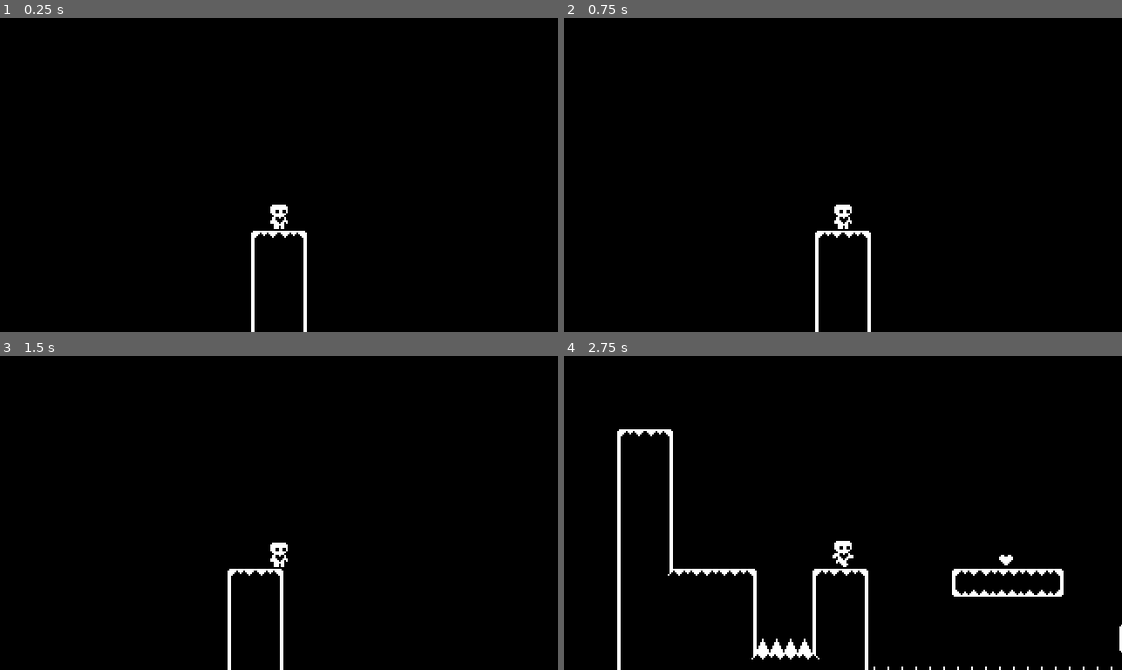
Above: before the commit, frames 1-4 (two rows, left to right).
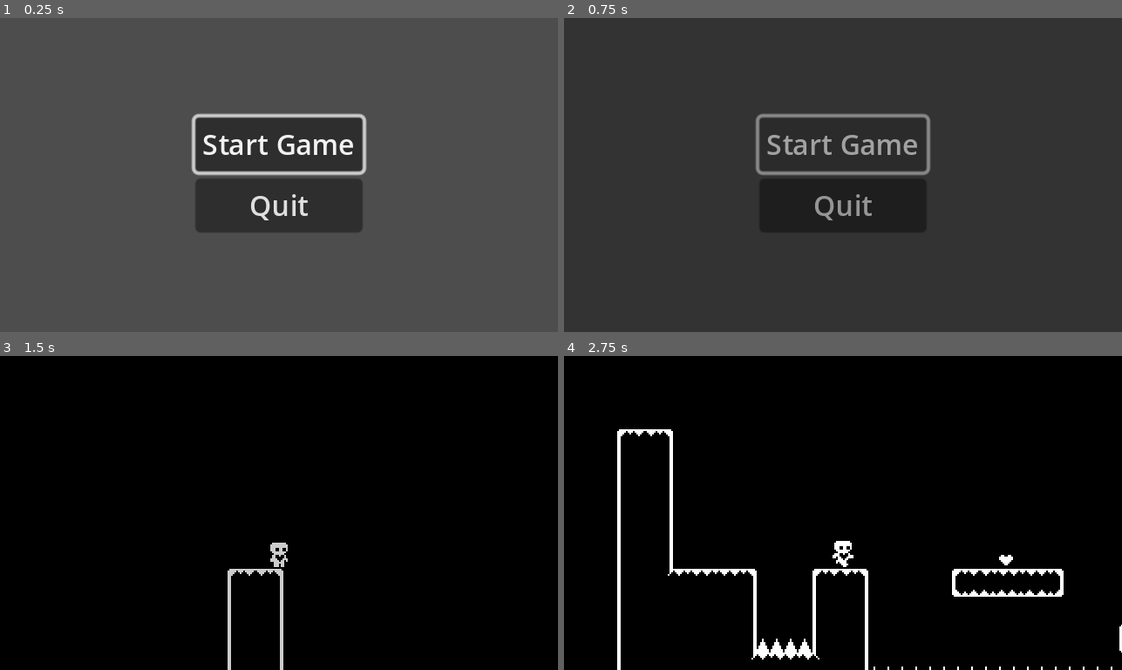
Above: after the commit, the same moments.

Repository: rprav-n/Heart-Platformer-2D-Game
Game: Godot game, scene res://ui/menu/start_menu.tscn
Same seed, same stepped clock (60 frames per second), same inputs: the game is played once before the commit and once after it. Before the commit the project starts from res://scenes/world/Levels/level_one.tscn.
Inputs (mouse positions are in pixels of both pictures, inside the frame that each line leads up to):
- Up to frame 1 (0.25 s): no input
- Up to frame 2 (0.75 s): click (843, 143) at 0.5 s, where only the run after the commit has a clickable "Start Game"
- Up to frame 3 (1.5 s): hold D (move_right) from 1.28 s (still down)
- Up to frame 4 (2.75 s): keep holding D (move_right); tap Space (jump) at 1.52, 2.27 s

The runs differ from the first frame. In frame 1, 100% of the frame differs, in the area x 0-100%, y 0-100%; in frame 2, 100%; in frame 3, 0.7%; in frame 4, nothing differs.

Commit message:
Added Start Menu

Diff:
--- a/project.godot
+++ b/project.godot
@@ -11,7 +11,7 @@
 [application]
 
 config/name="Heart Platformer 2D Game"
-run/main_scene="res://scenes/world/Levels/level_one.tscn"
+run/main_scene="res://ui/menu/start_menu.tscn"
 config/features=PackedStringArray("4.1", "GL Compatibility")
 config/icon="res://icon.svg"
 
@@ -30,6 +30,37 @@
 
 [input]
 
+ui_accept={
+"deadzone": 0.5,
+"events": [Object(InputEventKey,"resource_local_to_scene":false,"resource_name":"","device":0,"window_id":0,"alt_pressed":false,"shift_pressed":false,"ctrl_pressed":false,"meta_pressed":false,"pressed":false,"keycode":4194309,"physical_keycode":0,"key_label":0,"unicode":0,"echo":false,"script":null)
+, Object(InputEventKey,"resource_local_to_scene":false,"resource_name":"","device":0,"window_id":0,"alt_pressed":false,"shift_pressed":false,"ctrl_pressed":false,"meta_pressed":false,"pressed":false,"keycode":4194310,"physical_keycode":0,"key_label":0,"unicode":0,"echo":false,"script":null)
+, Object(InputEventKey,"resource_local_to_scene":false,"resource_name":"","device":0,"window_id":0,"alt_pressed":false,"shift_pressed":false,"ctrl_pressed":false,"meta_pressed":false,"pressed":false,"keycode":32,"physical_keycode":0,"key_label":0,"unicode":32,"echo":false,"script":null)
+, Object(InputEventJoypadButton,"resource_local_to_scene":false,"resource_name":"","device":-1,"button_index":0,"pressure":0.0,"pressed":true,"script":null)
+]
+}
+ui_left={
+"deadzone": 0.5,
+"events": [Object(InputEventJoypadButton,"resource_local_to_scene":false,"resource_name":"","device":0,"button_index":13,"pressure":0.0,"pressed":false,"script":null)
+, Object(InputEventJoypadMotion,"resource_local_to_scene":false,"resource_name":"","device":0,"axis":0,"axis_value":-1.0,"script":null)
+, Object(InputEventKey,"resource_local_to_scene":false,"resource_name":"","device":-1,"window_id":0,"alt_pressed":false,"shift_pressed":false,"ctrl_pressed":false,"meta_pressed":false,"pressed":false,"keycode":0,"physical_keycode":65,"key_label":0,"unicode":97,"echo":false,"script":null)
+]
+}
+ui_up={
+"deadzone": 0.5,
+"events": [Object(InputEventKey,"resource_local_to_scene":false,"resource_name":"","device":0,"window_id":0,"alt_pressed":false,"shift_pressed":false,"ctrl_pressed":false,"meta_pressed":false,"pressed":false,"keycode":4194320,"physical_keycode":0,"key_label":0,"unicode":0,"echo":false,"script":null)
+, Object(InputEventJoypadButton,"resource_local_to_scene":false,"resource_name":"","device":0,"button_index":11,"pressure":0.0,"pressed":false,"script":null)
+, Object(InputEventJoypadMotion,"resource_local_to_scene":false,"resource_name":"","device":0,"axis":1,"axis_value":-1.0,"script":null)
+, Object(InputEventKey,"resource_local_to_scene":false,"resource_name":"","device":-1,"window_id":0,"alt_pressed":false,"shift_pressed":false,"ctrl_pressed":false,"meta_pressed":false,"pressed":false,"keycode":0,"physical_keycode":87,"key_label":0,"unicode":119,"echo":false,"script":null)
+]
+}
+ui_down={
+"deadzone": 0.5,
+"events": [Object(InputEventKey,"resource_local_to_scene":false,"resource_name":"","device":0,"window_id":0,"alt_pressed":false,"shift_pressed":false,"ctrl_pressed":false,"meta_pressed":false,"pressed":false,"keycode":4194322,"physical_keycode":0,"key_label":0,"unicode":0,"echo":false,"script":null)
+, Object(InputEventJoypadButton,"resource_local_to_scene":false,"resource_name":"","device":0,"button_index":12,"pressure":0.0,"pressed":false,"script":null)
+, Object(InputEventJoypadMotion,"resource_local_to_scene":false,"resource_name":"","device":0,"axis":1,"axis_value":1.0,"script":null)
+, Object(InputEventKey,"resource_local_to_scene":false,"resource_name":"","device":-1,"window_id":0,"alt_pressed":false,"shift_pressed":false,"ctrl_pressed":false,"meta_pressed":false,"pressed":false,"keycode":0,"physical_keycode":83,"key_label":0,"unicode":115,"echo":false,"script":null)
+]
+}
 move_left={
 "deadzone": 0.5,
 "events": [Object(InputEventKey,"resource_local_to_scene":false,"resource_name":"","device":-1,"window_id":0,"alt_pressed":false,"shift_pressed":false,"ctrl_pressed":false,"meta_pressed":false,"pressed":false,"keycode":0,"physical_keycode":65,"key_label":0,"unicode":97,"echo":false,"script":null)
--- a/scenes/world/Levels/level_transition.tscn
+++ b/scenes/world/Levels/level_transition.tscn
@@ -17,6 +17,22 @@
 "values": [Color(0, 0, 0, 0)]
 }
 
+[sub_resource type="Animation" id="Animation_keidi"]
+resource_name = "fade_from_black"
+length = 0.5
+tracks/0/type = "value"
+tracks/0/imported = false
+tracks/0/enabled = true
+tracks/0/path = NodePath("ColorRect:color")
+tracks/0/interp = 1
+tracks/0/loop_wrap = true
+tracks/0/keys = {
+"times": PackedFloat32Array(0, 0.5),
+"transitions": PackedFloat32Array(1, 1),
+"update": 0,
+"values": [Color(0, 0, 0, 1), Color(0, 0, 0, 0)]
+}
+
 [sub_resource type="Animation" id="Animation_ho3sc"]
 resource_name = "fade_to_black"
 length = 0.5
@@ -31,22 +47,6 @@
 "transitions": PackedFloat32Array(1, 1),
 "update": 0,
 "values": [Color(0, 0, 0, 0), Color(0, 0, 0, 1)]
-}
-
-[sub_resource type="Animation" id="Animation_keidi"]
-resource_name = "fade_from_black"
-length = 0.5
-tracks/0/type = "value"
-tracks/0/imported = false
-tracks/0/enabled = true
-tracks/0/path = NodePath("ColorRect:color")
-tracks/0/interp = 1
-tracks/0/loop_wrap = true
-tracks/0/keys = {
-"times": PackedFloat32Array(0, 0.5),
-"transitions": PackedFloat32Array(1, 1),
-"update": 0,
-"values": [Color(0, 0, 0, 1), Color(0, 0, 0, 0)]
 }
 
 [sub_resource type="AnimationLibrary" id="AnimationLibrary_61mj1"]
@@ -72,4 +72,5 @@
 anchor_bottom = 1.0
 grow_horizontal = 2
 grow_vertical = 2
+mouse_filter = 2
 color = Color(0, 0, 0, 0)
--- /dev/null
+++ b/ui/menu/start_menu.gd
@@ -0,0 +1,17 @@
+extends CenterContainer
+
+@onready var start_button = %StartButton
+@onready var quit_button = %QuitButton
+
+
+func _ready():
+	start_button.grab_focus()
+
+func _on_start_button_pressed():
+	await LevelTransition.fade_to_black()
+	get_tree().change_scene_to_file("res://scenes/world/Levels/level_one.tscn")
+	LevelTransition.fade_from_black()
+
+
+func _on_quit_button_pressed():
+	get_tree().quit()
--- /dev/null
+++ b/ui/menu/start_menu.tscn
@@ -0,0 +1,27 @@
+[gd_scene load_steps=2 format=3 uid="uid://d3lhtix4u8fyd"]
+
+[ext_resource type="Script" path="res://ui/menu/start_menu.gd" id="1_gc3by"]
+
+[node name="StartMenu" type="CenterContainer"]
+anchors_preset = 15
+anchor_right = 1.0
+anchor_bottom = 1.0
+grow_horizontal = 2
+grow_vertical = 2
+script = ExtResource("1_gc3by")
+
+[node name="VBoxContainer" type="VBoxContainer" parent="."]
+layout_mode = 2
+
+[node name="StartButton" type="Button" parent="VBoxContainer"]
+unique_name_in_owner = true
+layout_mode = 2
+text = "Start Game"
+
+[node name="QuitButton" type="Button" parent="VBoxContainer"]
+unique_name_in_owner = true
+layout_mode = 2
+text = "Quit"
+
+[connection signal="pressed" from="VBoxContainer/StartButton" to="." method="_on_start_button_pressed"]
+[connection signal="pressed" from="VBoxContainer/QuitButton" to="." method="_on_quit_button_pressed"]
